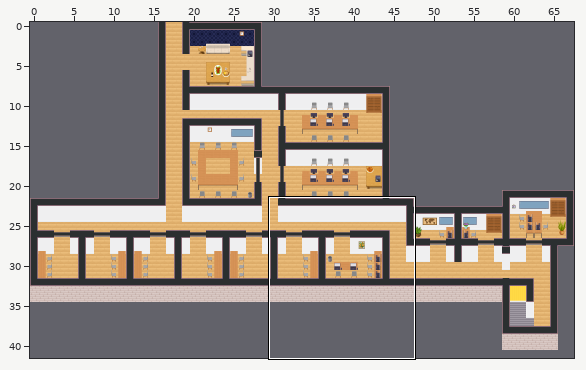
Level history. Tiled map (JSON): I_OG.tmj. Above: a wide view before the commit, with the close-up outlined.
Close-up. As it was:
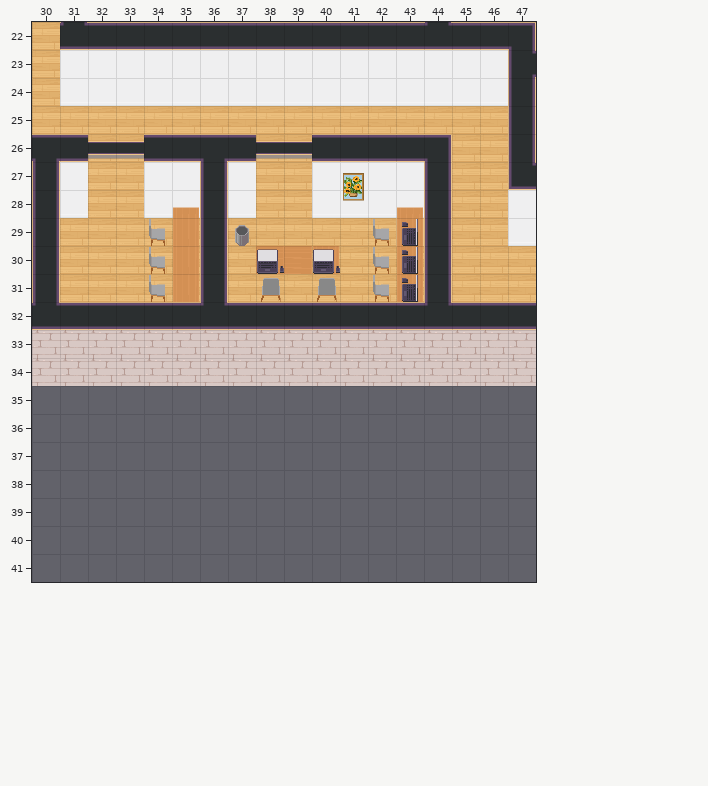
Cells are 32x32 px. Shown: x 30..47, y 22..41. The commit also changed other parts of the map, which this record leaves out. The old version is drawn lined up with the new one.
Now the later version:
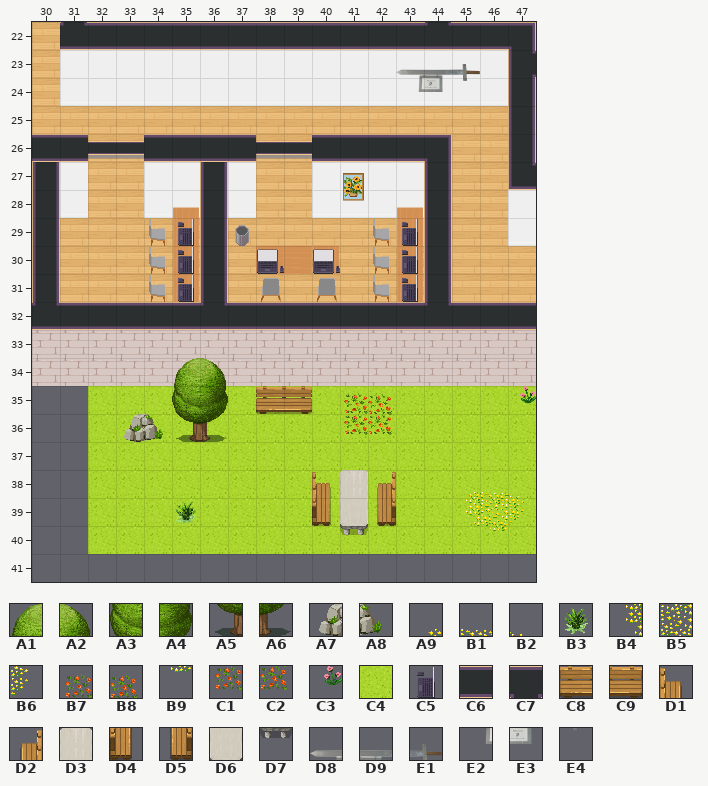
Key: from "WA_Exterior": A1 0, A2 1, A3 25, A4 26, A5 50, A6 51, A7 477, A8 478, A9 500, B1 501, B2 502, B3 506, B4 525, B5 526, B6 527, B7 533, B8 534, B9 551, C1 558, C2 559, C3 606, C4 627; from "WA_Miscellaneous": C5 25; from "WA_Room_Builder": C6 94, C7 160; from "WA_Seats": C8 143, C9 144, D1 146, D2 147, D3 149, D4 159, D5 160, D6 162, D7 175; from "sword": D8 0, D9 1, E1 2, E2 3, E3 4, E4 5.
__ is an empty cell.
The edit:
everything moved by +59,+40 cells (the old picture is shown already moved)
Layer "floor/floor1":
The edit adds tile C4 in rows 35 to 38 at x 32 to 47; in row 39 at x 32 to 40 and 42 to 47; in row 40 at x 32 to 47.
Layer "floor/floor2":
The edit adds tile A3 in row 35 at x 35.
The edit adds tile A4 in row 35 at x 36.
The edit adds tile A5 in row 36 at x 35.
The edit adds tile A6 in row 36 at x 36.
The edit adds tile A7 in row 36 at x 33.
The edit adds tile A8 in row 36 at x 34.
The edit adds tile A9 in row 38 at x 45.
The edit adds tile B1 in row 38 at x 46.
The edit adds tile B2 in row 38 at x 47.
The edit adds tile B3 in row 39 at x 35.
The edit adds tile B4 in row 39 at x 45.
The edit adds tile B5 in row 39 at x 46.
The edit adds tile B6 in row 39 at x 47.
The edit adds tile B7 in row 35 at x 41.
The edit adds tile B8 in row 35 at x 42.
The edit adds tile B9 in row 40 at x 46.
The edit adds tile C1 in row 36 at x 41.
The edit adds tile C2 in row 36 at x 42.
The edit adds tile C3 in row 35 at x 47.
The edit adds tile C8 in row 35 at x 38.
The edit adds tile C9 in row 35 at x 39.
The edit adds tile D1 in row 38 at x 40.
The edit adds tile D2 in row 38 at x 42.
The edit adds tile D3 in row 38 at x 41.
The edit adds tile D4 in row 39 at x 40.
The edit adds tile D5 in row 39 at x 42.
The edit adds tile D6 in row 39 at x 41.
The edit adds tile D7 in row 40 at x 41.
Layer "walls/walls1":
Tile C7 is gone in row 26 at x 30 and 36.
Layer "walls/walls2":
The edit adds tile D8 in row 23 at x 43.
The edit adds tile D9 in row 23 at x 44.
The edit adds tile E1 in row 23 at x 45.
The edit adds tile E2 in row 24 at x 43.
The edit adds tile E3 in row 24 at x 44.
The edit adds tile E4 in row 24 at x 45.
Layer "furniture/furniture3":
The edit adds tile C5 in rows 29 to 31 at x 35.
Layer "above/above2":
The edit adds tile A1 in row 34 at x 35.
The edit adds tile A2 in row 34 at x 36.
The edit adds tile C6 in row 26 at x 30 and 36.
Changed places in both close-ups, as pixel boxes (x1, y1, x2, y2):
added: (396, 64, 480, 92)
changed: (33, 158, 59, 162)
changed: (201, 158, 227, 162)
added: (178, 219, 194, 302)
added: (88, 358, 536, 554)
